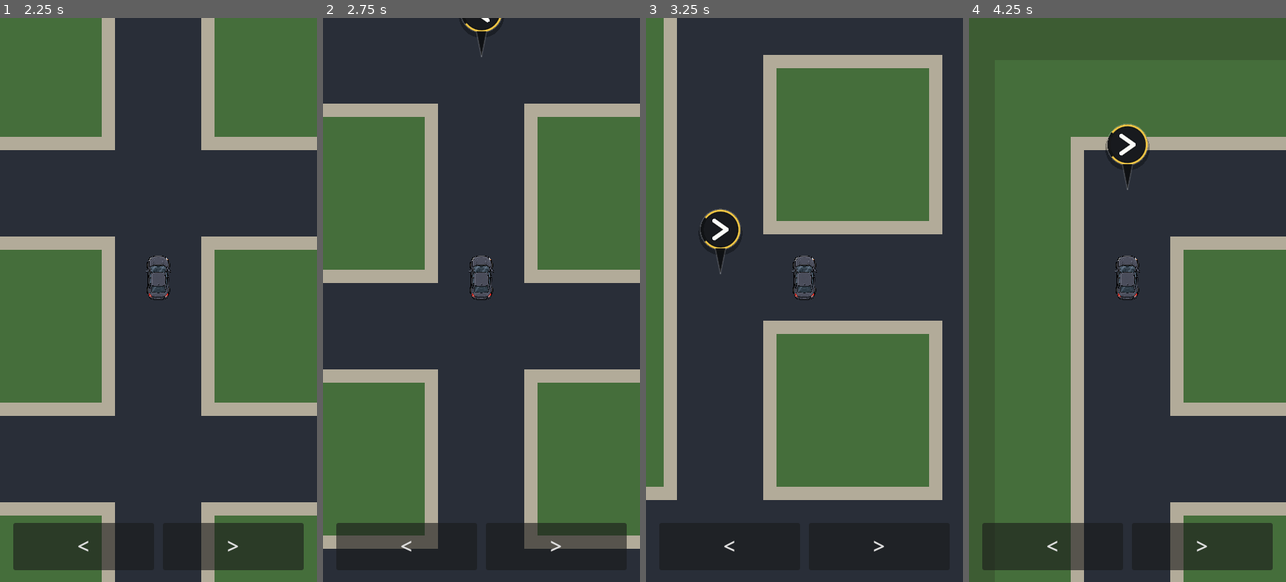
Above: before the commit, frames 1-4 (left to right).
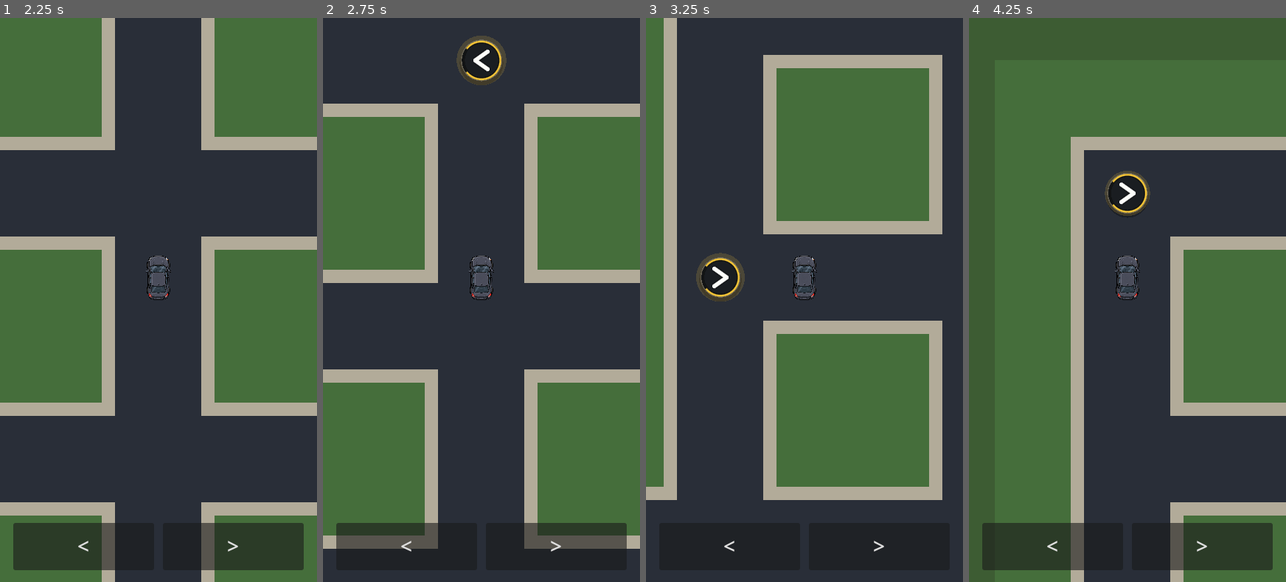
Above: after the commit, the same moments.

Repository: patrickcallahancomedy/comedian
Game: Godot game, scene res://scenes/drive/drive_module.tscn
Same seed, same stepped clock (60 frames per second), same inputs: the game is played once before the commit and once after it.
Inputs (mouse positions are in pixels of both pictures, inside the frame that each line leads up to):
- Up to frame 1 (2.25 s): click "START" at 0.5 s; tap Enter (ui_accept) at 1.25, 1.52 s; move the mouse to (228, 271) at 1.27 s; hold Right 1.28-2 s; tap Space at 1.35 s; click (228, 271) at 1.42 s; drag from (95, 328) to (142, 412) at 2.02 s
- Up to frame 2 (2.75 s): no input
- Up to frame 3 (3.25 s): move the mouse to (836, 175) at 2.77 s; hold Right from 2.78 s (still down); tap Space at 2.85 s
- Up to frame 4 (4.25 s): release Right at 3.5 s; drag from (1111, 412) to (1032, 215) at 3.52 s

Frame 1 is identical in both runs. In frame 2, 0.9% of the frame differs, in the area x 42-58%, y 0-12%; in frame 3, 1.3%, in the area x 15-32%, y 33-51%; in frame 4, 1.3%.

Commit message:
Polish turn waypoint into modern adaptive mobile UI

Diff:
--- a/godot/scripts/drive/drive_navigation.gd
+++ b/godot/scripts/drive/drive_navigation.gd
@@ -7,17 +7,17 @@
 
 const MAP = preload("res://scripts/drive/drive_grid_map.gd")
 
-const MARKER_BG := Color(0.055, 0.062, 0.072, 0.94)
-const MARKER_INNER := Color(0.095, 0.105, 0.12, 0.96)
-const MARKER_BORDER := Color(1.0, 1.0, 1.0, 0.16)
-const MARKER_ACCENT := Color(1.0, 0.82, 0.28, 0.96)
-const MARKER_ICON := Color(0.985, 0.985, 0.97, 1.0)
-const MARKER_SHADOW := Color(0.0, 0.0, 0.0, 0.32)
-
-const MARKER_RADIUS := 27.0
-const MARKER_VERTICAL_OFFSET := -66.0
-const MARKER_POINTER_HEIGHT := 9.0
-const MARKER_POINTER_HALF_WIDTH := 7.0
+const MARKER_BG := Color(0.045, 0.052, 0.062, 0.92)
+const MARKER_INNER := Color(0.105, 0.115, 0.132, 0.94)
+const MARKER_BORDER := Color(1.0, 1.0, 1.0, 0.18)
+const MARKER_ACCENT := Color(1.0, 0.80, 0.22, 0.98)
+const MARKER_ICON := Color(0.99, 0.99, 0.98, 1.0)
+const MARKER_SHADOW := Color(0.0, 0.0, 0.0, 0.30)
+const MARKER_HALO := Color(1.0, 0.80, 0.22, 0.16)
+
+const MARKER_RADIUS := 26.0
+const MARKER_NEAR_CAR_DISTANCE := 86.0
+const MARKER_LIFT := 62.0
 const CHEVRON_WIDTH := 5.0
 const CHEVRON_HALF_WIDTH := 8.5
 const CHEVRON_HALF_HEIGHT := 12.0
@@ -283,54 +283,46 @@
 
 
 func _draw_turn_marker(intersection: Vector2, turn: String) -> void:
-	var pulse := 1.0 + sin(ui_time * 3.0) * 0.035
-	var center := intersection + Vector2(
-		0.0,
-		MARKER_VERTICAL_OFFSET + sin(ui_time * 2.2) * 1.5
-	)
+	var pulse := 1.0 + sin(ui_time * 3.0) * 0.025
+	var center := intersection
+	var distance_to_car := intersection.distance_to(drive.player_screen_center)
+	var lifted := distance_to_car < MARKER_NEAR_CAR_DISTANCE
+
+	# Upcoming turns live directly on the intersection. Once the car reaches
+	# that intersection, the badge lifts just enough to stay readable.
+	if lifted:
+		center += Vector2(0.0, -MARKER_LIFT)
+
 	var radius := MARKER_RADIUS * pulse
 
-	# Soft stacked shadow gives the marker depth without looking like a button.
-	draw_circle(center + Vector2(0.0, 5.0), radius + 3.0, MARKER_SHADOW)
+	# Soft halo + glassy dark disc. This reads as a game waypoint rather than
+	# a map pin or a road decal.
+	draw_circle(center + Vector2(0.0, 4.0), radius + 3.0, MARKER_SHADOW)
+	draw_circle(center, radius + 6.0 + sin(ui_time * 2.6) * 1.5, MARKER_HALO)
 	draw_circle(center, radius + 1.5, MARKER_BORDER)
 	draw_circle(center, radius, MARKER_BG)
 	draw_circle(center, radius - 4.0, MARKER_INNER)
 
-	# Thin accent arc reads like current navigation state, not decoration.
+	# A restrained accent arc adds polish without turning into a progress ring.
 	draw_arc(
 		center,
 		radius - 1.0,
 		-PI * 0.78,
 		PI * 0.78,
-		28,
+		32,
 		MARKER_ACCENT,
-		2.5,
+		2.4,
 		true
 	)
 
-	# Small pointer anchors the floating UI to the actual intersection.
-	var pointer_top := center + Vector2(0.0, radius - 1.0)
-	var pointer_tip := intersection + Vector2(0.0, -5.0)
-	var pointer := PackedVector2Array([
-		pointer_top + Vector2(-MARKER_POINTER_HALF_WIDTH, 0.0),
-		pointer_top + Vector2(MARKER_POINTER_HALF_WIDTH, 0.0),
-		pointer_tip,
-	])
-	draw_colored_polygon(pointer, MARKER_BG)
-	draw_line(
-		pointer_top + Vector2(-MARKER_POINTER_HALF_WIDTH, 0.0),
-		pointer_tip,
-		MARKER_BORDER,
-		1.5,
-		true
-	)
-	draw_line(
-		pointer_tip,
-		pointer_top + Vector2(MARKER_POINTER_HALF_WIDTH, 0.0),
-		MARKER_BORDER,
-		1.5,
-		true
-	)
+	if lifted:
+		# Minimal stem + glowing anchor dot keeps the floating badge tied to the
+		# exact intersection while avoiding the old map-pin triangle.
+		var stem_start := center + Vector2(0.0, radius + 3.0)
+		var stem_end := intersection + Vector2(0.0, -8.0)
+		draw_line(stem_start, stem_end, Color(1.0, 1.0, 1.0, 0.24), 1.5, true)
+		draw_circle(intersection, 6.0, Color(1.0, 0.80, 0.22, 0.12))
+		draw_circle(intersection, 3.0, MARKER_ACCENT)
 
 	_draw_chevron(center, turn)
 
